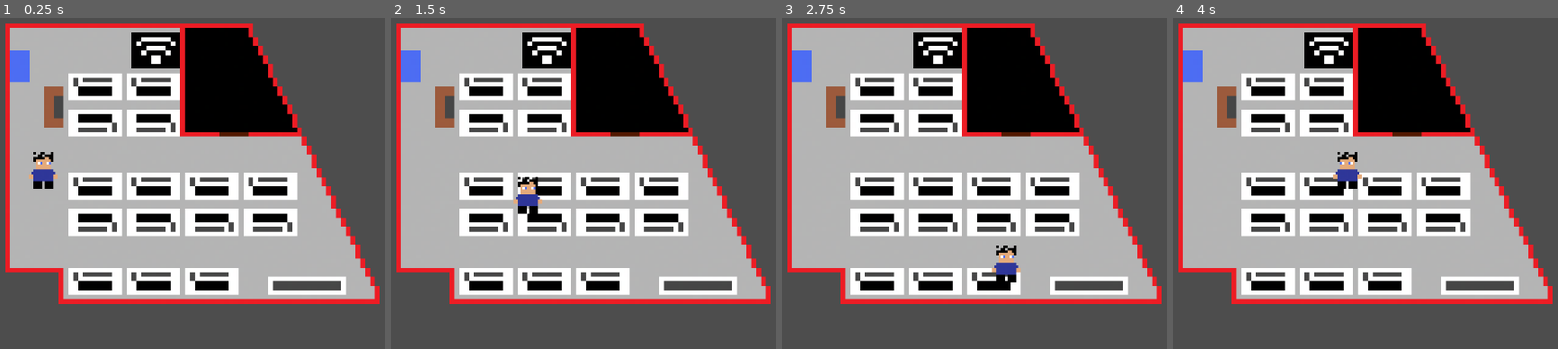
Above: before the commit, frames 1-4 (left to right).
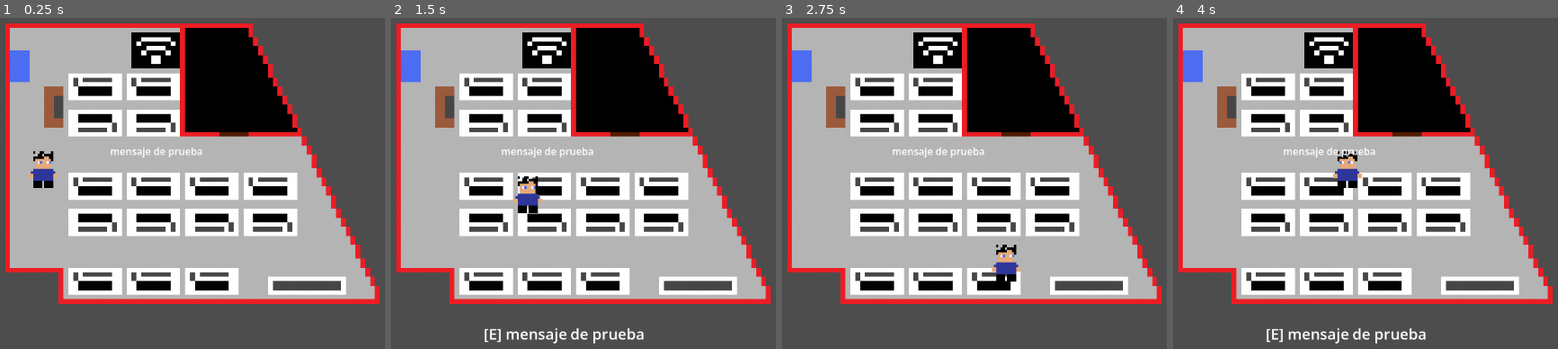
Above: after the commit, the same moments.

Repository: Instituto-Politecnico-Modelo/Four-Nights-At-Marinelli-s
Game: Godot game, scene res://niveles/nivel1.tscn
Same seed, same stepped clock (60 frames per second), same inputs: the game is played once before the commit and once after it.
Inputs:
- Up to frame 1 (0.25 s): no input
- Up to frame 2 (1.5 s): tap Enter at 0.5 s; hold Right (mover_derecha) 0.53-1.28 s; hold E (interactuar) 0.53-1.28 s; hold Down (mover_abajo) from 1.28 s (still down); tap E (interactuar) at 1.35 s
- Up to frame 3 (2.75 s): release Down (mover_abajo) at 2.03 s; hold Right (mover_derecha) from 2.03 s (still down); hold E (interactuar) from 2.03 s (still down)
- Up to frame 4 (4 s): release Right (mover_derecha) at 2.78 s; release E (interactuar) at 2.78 s; hold Up (mover_arriba) 2.78-3.53 s; tap E (interactuar) at 2.85 s; hold Left (mover_izquierda) from 3.53 s (still down); hold E (interactuar) from 3.53 s (still down)

The runs differ from the first frame. In frame 1, 0.4% of the frame differs, in the area x 7-53%, y 39-52%; in frame 2, 1.1%; in frame 3, 0.4%; in frame 4, 1.1%, in the area x 24-66%, y 39-99%.

Commit message:
feat: sistema de interaccion generico (InteractorComponent + InteractableComponent)

Diff:
--- /dev/null
+++ b/new-game-project/interactuables/interactable_component.gd
@@ -0,0 +1,11 @@
+extends Area2D
+class_name InteractableComponent
+## InteractableComponent
+## Componente base para cualquier objeto con el que Charlie pueda interactuar.
+## No define su propia forma de colision: cada escena duenia (computadora,
+## laptop, escondite, etc.) le agrega su propio CollisionShape2D con el
+## alcance que corresponda.
+
+@export var texto_interaccion: String = "Interactuar"
+
+signal interactuado()
--- a/new-game-project/niveles/nivel1.tscn
+++ b/new-game-project/niveles/nivel1.tscn
@@ -1,7 +1,12 @@
-[gd_scene format=3 uid="uid://4pqund3nukl7"]
+[gd_scene load_steps=4 format=3 uid="uid://4pqund3nukl7"]
 
 [ext_resource type="Texture2D" uid="uid://cwtbnxgbiqc5c" path="res://assests/mapa.png" id="1_tjyhn"]
 [ext_resource type="PackedScene" uid="uid://da0xfnkstgvu" path="res://personajes/charlie/charlie.tscn" id="2_re0in"]
+[ext_resource type="Script" path="res://interactuables/interactable_component.gd" id="3_interactuable"]
+[ext_resource type="PackedScene" path="res://ui/interaction_prompt/interaction_prompt.tscn" id="4_prompt"]
+
+[sub_resource type="CircleShape2D" id="CircleShape2D_prueba"]
+radius = 40.0
 
 [node name="Nivel1" type="Node2D" unique_id=286532851]
 
@@ -13,3 +18,24 @@
 
 [node name="Charlie" parent="." unique_id=41655106 instance=ExtResource("2_re0in")]
 position = Vector2(368, 363)
+
+[node name="InteractuablePrueba" type="Area2D" parent="."]
+position = Vector2(550, 363)
+collision_layer = 16
+collision_mask = 0
+monitoring = false
+script = ExtResource("3_interactuable")
+texto_interaccion = "mensaje de prueba"
+
+[node name="CollisionShape2D" type="CollisionShape2D" parent="InteractuablePrueba"]
+shape = SubResource("CircleShape2D_prueba")
+
+[node name="Etiqueta" type="Label" parent="InteractuablePrueba"]
+offset_left = -80.0
+offset_top = -60.0
+offset_right = 80.0
+offset_bottom = -30.0
+horizontal_alignment = 1
+text = "mensaje de prueba"
+
+[node name="InteractionPrompt" parent="." instance=ExtResource("4_prompt")]
--- a/new-game-project/personajes/charlie/charlie.tscn
+++ b/new-game-project/personajes/charlie/charlie.tscn
@@ -3,18 +3,24 @@
 [ext_resource type="Texture2D" uid="uid://cmjglko8bl505" path="res://assests/charlieDerecha.png" id="1_derecha"]
 [ext_resource type="Texture2D" uid="uid://4r7v8n5gw6gm" path="res://assests/charlieIzquierda.png" id="2_izquierda"]
 [ext_resource type="Script" uid="uid://dbb8u8jcyd6xq" path="res://personajes/charlie/componentes/movement_component.gd" id="3_movimiento"]
+[ext_resource type="Script" path="res://personajes/charlie/componentes/interactor_component.gd" id="4_interactor"]
 
 [sub_resource type="CapsuleShape2D" id="CapsuleShape2D_v3ogq"]
 height = 64.0
+
+[sub_resource type="CircleShape2D" id="CircleShape2D_interactor"]
+radius = 100.0
 
 [node name="Charlie" type="CharacterBody2D" unique_id=41655106]
 scale = Vector2(0.5, 0.5)
 
 [node name="Sprite" type="Sprite2D" parent="." unique_id=1447101835]
 texture_filter = 1
-position = Vector2(166, 134)
+position = Vector2(-70, -64)
 scale = Vector2(7.06, 7.8349996)
 texture = ExtResource("1_derecha")
+hframes = 3
+vframes = 2
 
 [node name="CollisionShape2D" type="CollisionShape2D" parent="." unique_id=1048662718]
 position = Vector2(0, 12)
@@ -25,3 +31,11 @@
 script = ExtResource("3_movimiento")
 textura_derecha = ExtResource("1_derecha")
 textura_izquierda = ExtResource("2_izquierda")
+
+[node name="InteractorComponent" type="Area2D" parent="."]
+collision_layer = 0
+collision_mask = 16
+script = ExtResource("4_interactor")
+
+[node name="CollisionShape2D" type="CollisionShape2D" parent="InteractorComponent"]
+shape = SubResource("CircleShape2D_interactor")
--- /dev/null
+++ b/new-game-project/personajes/charlie/componentes/interactor_component.gd
@@ -0,0 +1,62 @@
+extends Area2D
+class_name InteractorComponent
+## InteractorComponent
+## Detecta InteractableComponent cercanos, mantiene el mas cercano como
+## "enfocado" y dispara la interaccion al presionar la accion "interactuar".
+
+var _en_rango: Array[InteractableComponent] = []
+var _enfocado: InteractableComponent = null
+
+
+func _ready() -> void:
+	area_entered.connect(_on_area_entered)
+	area_exited.connect(_on_area_exited)
+
+
+func _unhandled_input(event: InputEvent) -> void:
+	if event.is_action_pressed("interactuar") and _enfocado != null:
+		SignalBus.interactuado.emit(_enfocado)
+		_enfocado.interactuado.emit()
+
+
+func _on_area_entered(area: Area2D) -> void:
+	if area is InteractableComponent:
+		_en_rango.append(area)
+		_actualizar_foco()
+
+
+func _on_area_exited(area: Area2D) -> void:
+	if area is InteractableComponent:
+		_en_rango.erase(area)
+		_actualizar_foco()
+
+
+func _actualizar_foco() -> void:
+	var nuevo_foco: InteractableComponent = _calcular_mas_cercano()
+
+	if nuevo_foco == _enfocado:
+		return
+
+	if _enfocado != null:
+		SignalBus.interactuable_desenfocado.emit(_enfocado)
+
+	_enfocado = nuevo_foco
+
+	if _enfocado != null:
+		SignalBus.interactuable_enfocado.emit(_enfocado)
+
+
+func _calcular_mas_cercano() -> InteractableComponent:
+	if _en_rango.is_empty():
+		return null
+
+	var mas_cercano: InteractableComponent = _en_rango[0]
+	var menor_distancia: float = global_position.distance_squared_to(mas_cercano.global_position)
+
+	for interactuable in _en_rango:
+		var distancia: float = global_position.distance_squared_to(interactuable.global_position)
+		if distancia < menor_distancia:
+			menor_distancia = distancia
+			mas_cercano = interactuable
+
+	return mas_cercano
--- a/new-game-project/project.godot
+++ b/new-game-project/project.godot
@@ -19,6 +19,10 @@
 
 SignalBus="*res://autoloads/signal_bus.gd"
 GameManager="*res://autoloads/game_manager.gd"
+
+[layer_names]
+
+2d_physics/layer_5="interactuables"
 
 [input]
 
--- /dev/null
+++ b/new-game-project/ui/interaction_prompt/interaction_prompt.gd
@@ -0,0 +1,28 @@
+extends CanvasLayer
+class_name InteractionPrompt
+## InteractionPrompt
+## Muestra un prompt en pantalla cuando Charlie enfoca un interactuable,
+## y confirma por consola cuando se dispara la interaccion (util para pruebas
+## hasta que existan reacciones especificas por objeto).
+
+@onready var etiqueta: Label = $Etiqueta
+
+
+func _ready() -> void:
+	etiqueta.visible = false
+	SignalBus.interactuable_enfocado.connect(_on_enfocado)
+	SignalBus.interactuable_desenfocado.connect(_on_desenfocado)
+	SignalBus.interactuado.connect(_on_interactuado)
+
+
+func _on_enfocado(interactuable: Node) -> void:
+	etiqueta.text = "[E] %s" % interactuable.texto_interaccion
+	etiqueta.visible = true
+
+
+func _on_desenfocado(_interactuable: Node) -> void:
+	etiqueta.visible = false
+
+
+func _on_interactuado(interactuable: Node) -> void:
+	print("Interactuado: ", interactuable.texto_interaccion)
--- /dev/null
+++ b/new-game-project/ui/interaction_prompt/interaction_prompt.tscn
@@ -0,0 +1,23 @@
+[gd_scene load_steps=2 format=3 uid="uid://bqxqf5j0h3n8t"]
+
+[ext_resource type="Script" path="res://ui/interaction_prompt/interaction_prompt.gd" id="1_script"]
+
+[node name="InteractionPrompt" type="CanvasLayer"]
+script = ExtResource("1_script")
+
+[node name="Etiqueta" type="Label" parent="."]
+anchors_preset = 7
+anchor_left = 0.5
+anchor_top = 1.0
+anchor_right = 0.5
+anchor_bottom = 1.0
+offset_left = -200.0
+offset_top = -60.0
+offset_right = 200.0
+offset_bottom = -20.0
+grow_horizontal = 2
+grow_vertical = 0
+theme_override_font_sizes/font_size = 24
+horizontal_alignment = 1
+vertical_alignment = 1
+text = "[E] Interactuar"
Not shown, removed: new-game-project/ui/interaction_prompt/.gitkeep
